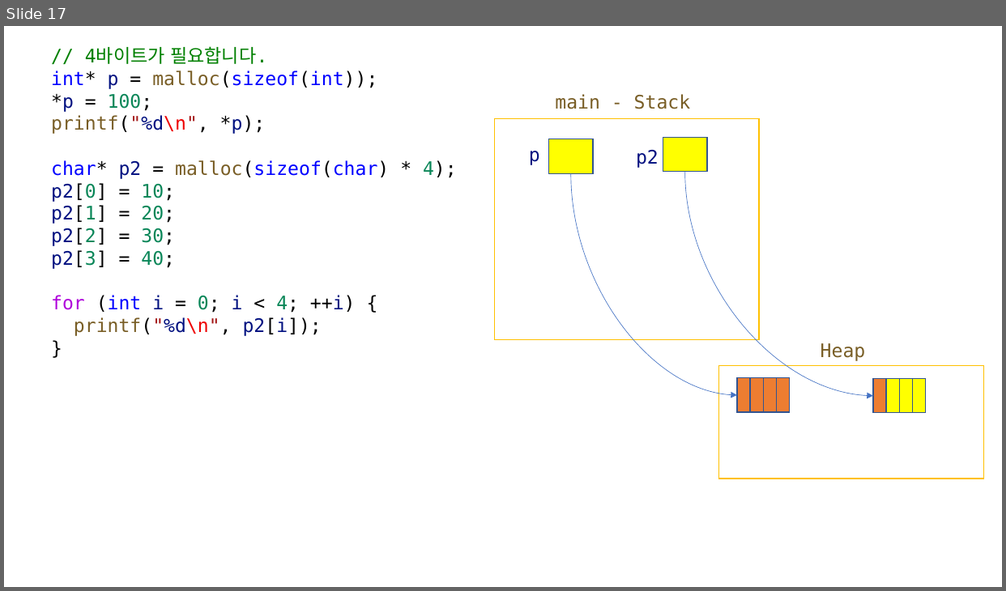
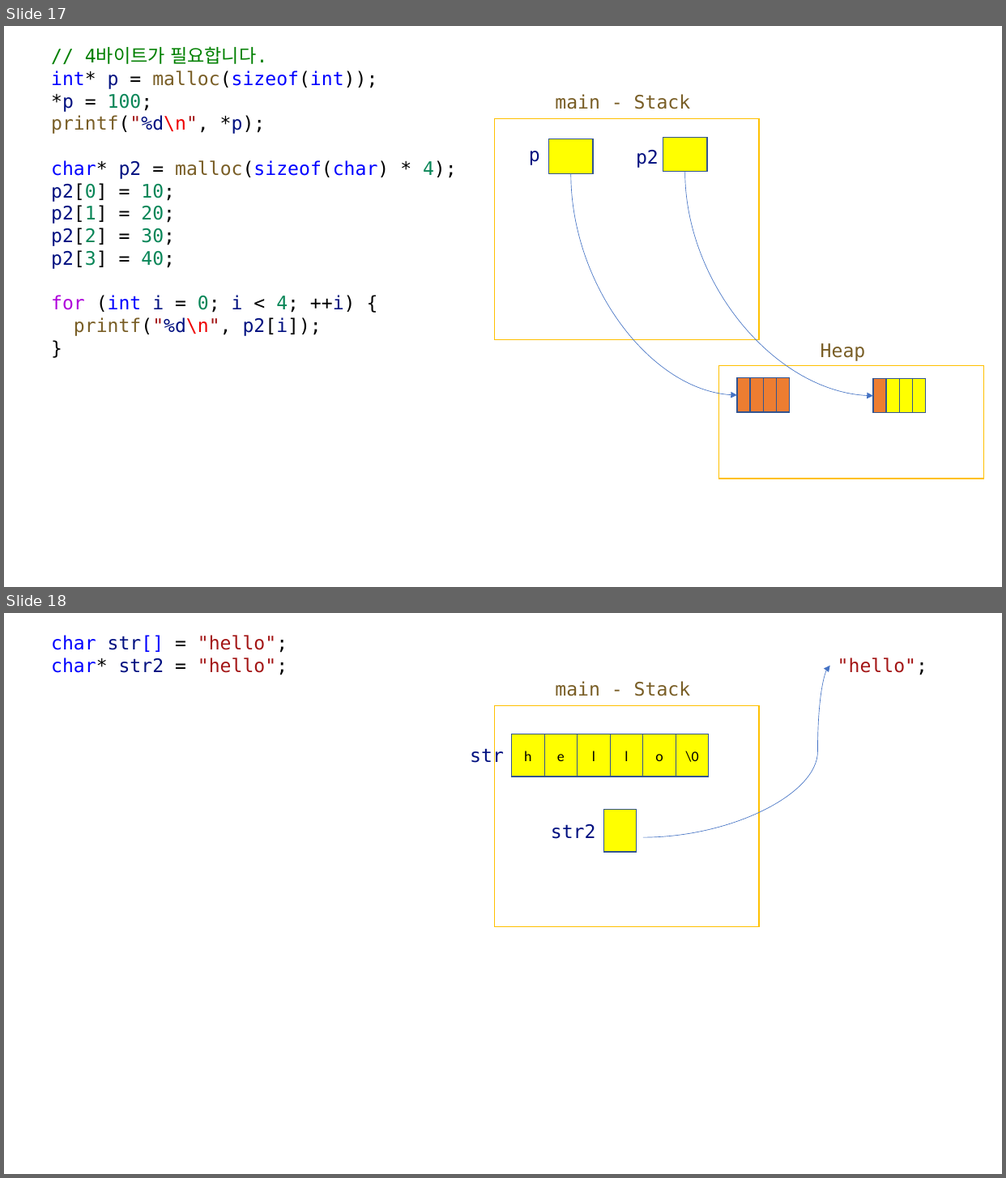
Before and after one commit to yoonichul/hyundai_20220510, a slide deck: 220512.pptx. Shown one above the other, each under a label of ours: slide 17 before the commit, slides 17 and 18 after it. The pictures are 1006x591 and 1006x1178 pixels, drawn with LibreOffice and Linux fonts; fonts in the diff are those of the drawing. Boxes give left, top, right and bottom in pixels: in the first picture for what was removed or moved away, otherwise in the second. Text is boxed around its words. In the diff, an @@ line names an element or a change of style, - is before the commit and + after.

```diff
--- a/220512.pptx
+++ b/220512.pptx
@@ slide 18 added at box(4, 613, 1002, 1174), background #FFFFFF @@
@@ text added at box(51, 635, 288, 675), 18 pt, text #A31515 @@
+char str[] = "hello";
+char* str2 = "hello";
@@ text added at box(837, 658, 927, 675), 18 pt, text #A31515 @@
+"hello";
@@ text added at box(555, 681, 691, 696), 18 pt, text #795E26 @@
+main - Stack
@@ curved arrow added from (643, 837) to (830, 666), #4472C4 0.5 pt @@
@@ rectangle added at box(494, 706, 760, 927), outline #FFC000 1 pt @@
@@ text added at box(470, 747, 504, 767), 18 pt, text #001080 @@
+str
@@ rectangle added at box(512, 735, 544, 777), fill #FFFF00, outline #325491 1 pt, 14 pt, text #000000 @@
+h
@@ rectangle added at box(544, 735, 577, 777), fill #FFFF00, outline #325491 1 pt, 14 pt, text #000000 @@
+e
@@ rectangle added at box(577, 735, 611, 777), fill #FFFF00, outline #325491 1 pt, 14 pt, text #000000 @@
+l
@@ rectangle added at box(611, 735, 643, 777), fill #FFFF00, outline #325491 1 pt, 14 pt, text #000000 @@
+l
@@ rectangle added at box(643, 735, 676, 777), fill #FFFF00, outline #325491 1 pt, 14 pt, text #000000 @@
+o
@@ rectangle added at box(676, 735, 710, 777), fill #FFFF00, outline #325491 1 pt, 14 pt, text #000000 @@
+\0
@@ text added at box(551, 824, 596, 839), 18 pt, text #001080 @@
+str2
@@ rectangle added at box(603, 810, 637, 853), fill #FFFF00, outline #325491 1 pt @@
```
Also in this commit, not shown: 1 other slide added, 1 other file.
